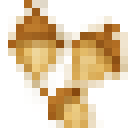
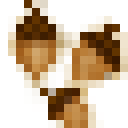
Two versions of the same layered image (128px x 128px). Layer-by-layer changes:
added group "V2" with 4 layers above "V1" over left=8, top=0, right=120, bottom=128
added layer "light #1" (screen, 80%) in group "V2" over left=24, top=32, right=112, bottom=128
added layer "shadow" (multiply, 35%) in group "V2" over left=16, top=16, right=120, bottom=112
added layer "shadow #2" (multiply) in group "V2" over left=8, top=0, right=120, bottom=128
added layer "base color #1" in group "V2" over left=16, top=0, right=120, bottom=128
renamed "Calque #1" to "light", moved it into group "V1" over left=24, top=32, right=112, bottom=128
renamed "Calque" to "shadow #1", moved it into group "V1" over left=8, top=0, right=120, bottom=128
renamed "Arrière-plan" to "base color", moved it into group "V1" over left=8, top=0, right=120, bottom=128
